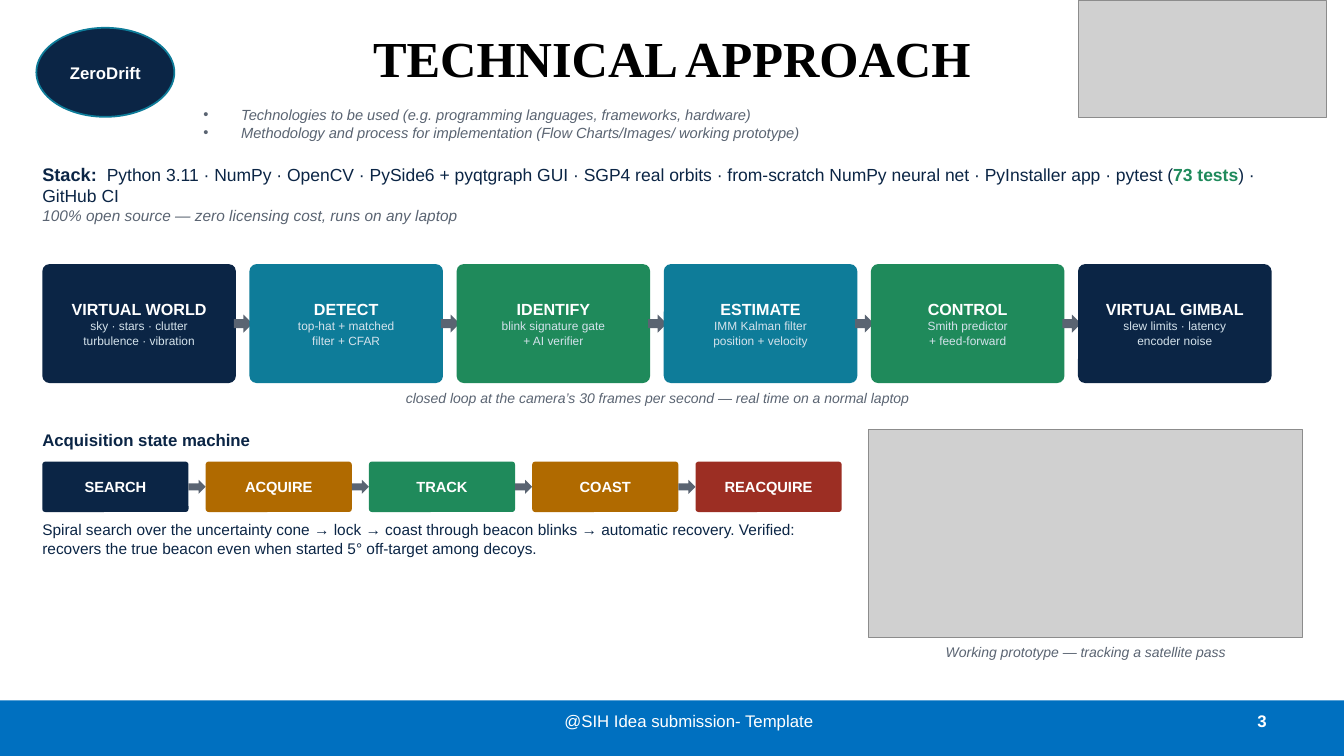
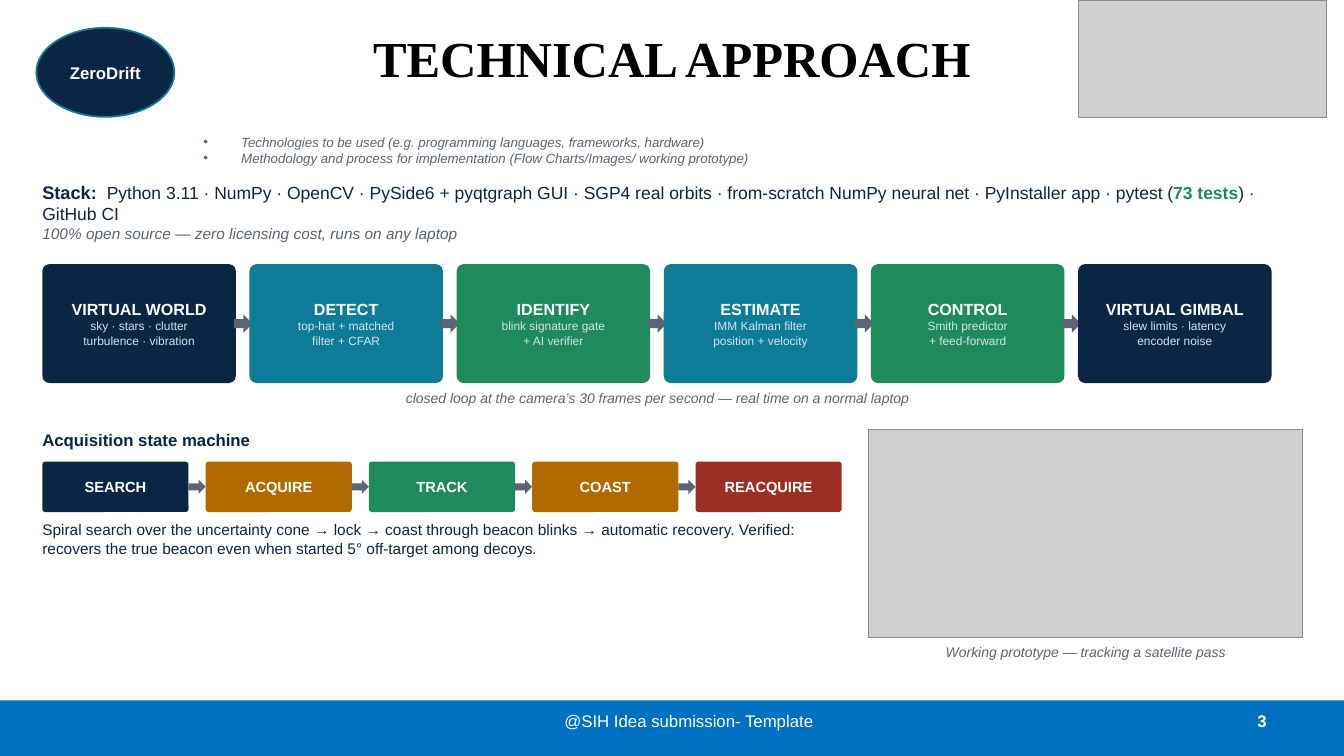
Before and after one commit to pranshukesavmishra/SIH2026, a slide deck: slide 3 of docs/submission/ZeroDrift_SIH26169.pptx. Drawn at 1344x756 pixels with LibreOffice and Linux fonts; fonts in the diff are those of the drawing; grey boxes stand for pictures. Boxes give left, top, right and bottom in pixels: in the first picture for what was removed or moved away, otherwise in the second. Text is boxed around its words. In the diff, an @@ line names an element or a change of style, - is before the commit and + after.

```diff
--- a/docs/submission/ZeroDrift_SIH26169.pptx
+++ b/docs/submission/ZeroDrift_SIH26169.pptx
@@ text "Technologies to be used (e.g. ...": place and size @@
-text "Technologies to be used (e.g. ..." at (241,109,799,141)
+text "Technologies to be used (e.g. ..." at (241,137,749,166)
@@ text "Technologies to be used (e.g. ..." at (241,137,749,166): size 10.5 to 9.5 pt @@
@@ text "Stack: Python 3.11 · NumPy ...": place and size @@
-text "Stack: Python 3.11 · NumPy ..." at (42,167,1244,224)
+text "Stack: Python 3.11 · NumPy ..." at (42,185,1244,242)
```
Also in this commit, not shown: 4 other slides changed, 1 other file.
